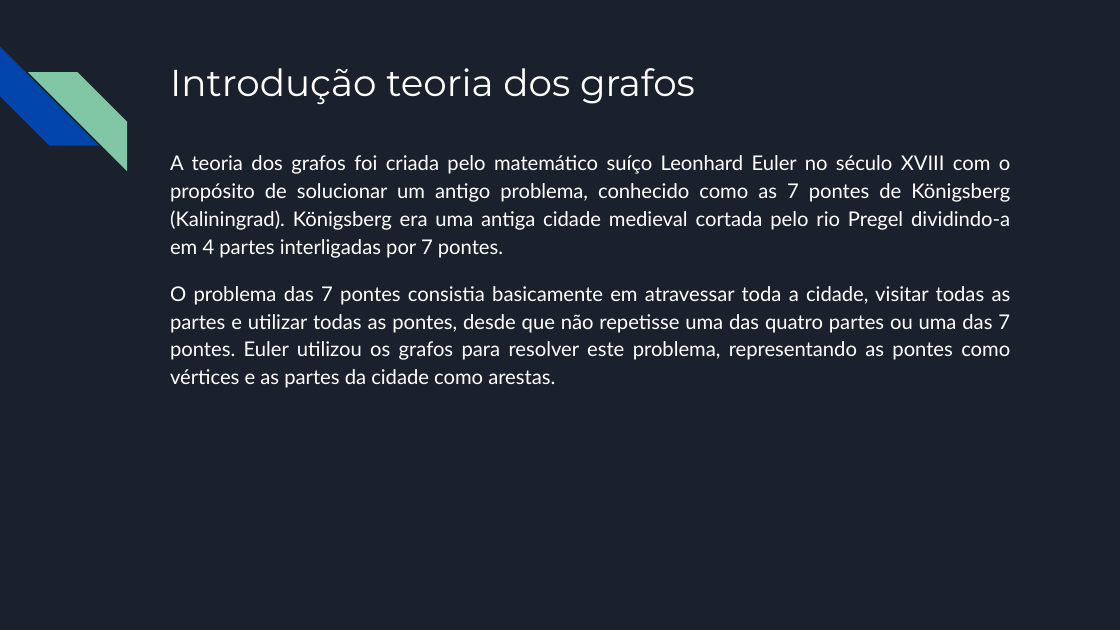
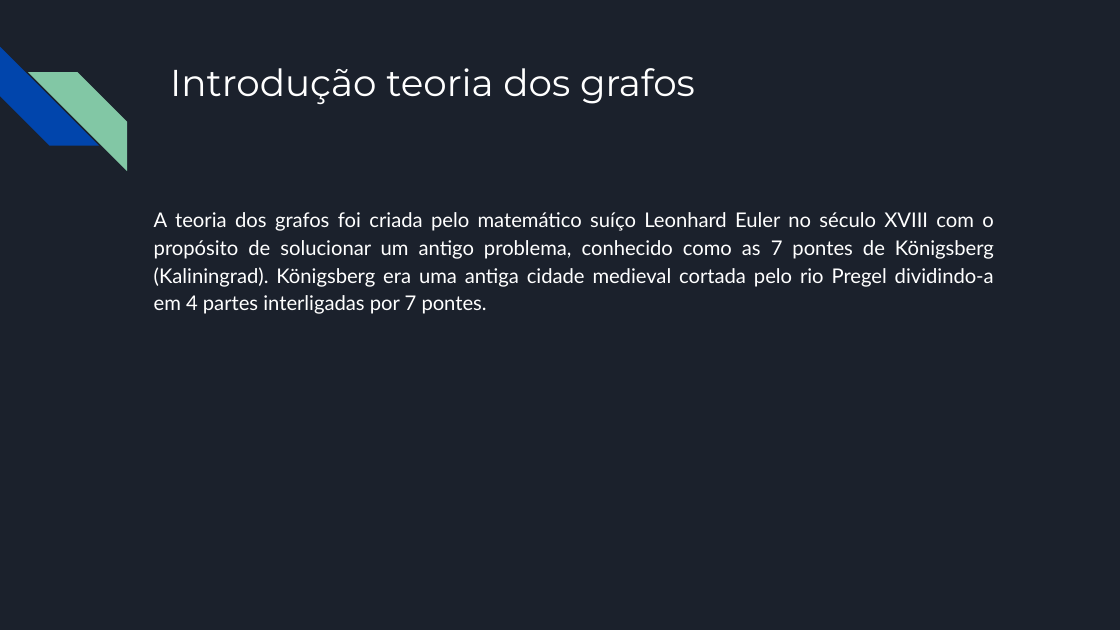
Before and after one commit to AndersonRichard/Faculdade, a slide deck: slide 2 of Terceiro Semestre/Projeto_de_BD_e_Consulta_SQL/Trabalhos/Banco de dados Orientados a grafos.pptx. Drawn at 1120x630 pixels with LibreOffice and Linux fonts; fonts in the diff are those of the drawing. Boxes give left, top, right and bottom in pixels: in the first picture for what was removed or moved away, otherwise in the second. Text is boxed around its words. In the diff, an @@ line names an element or a change of style, - is before the commit and + after.

```diff
--- a/Terceiro Semestre/Projeto_de_BD_e_Consulta_SQL/Trabalhos/Banco de dados Orientados a grafos.pptx
+++ b/Terceiro Semestre/Projeto_de_BD_e_Consulta_SQL/Trabalhos/Banco de dados Orientados a grafos.pptx
@@ text "A teoria dos grafos foi ...": place and size @@
-text "A teoria dos grafos foi ..." at [170, 155, 1011, 388]
+text "A teoria dos grafos foi ..." at [154, 212, 994, 314]
@@ text at [170, 286, 1011, 388]: paragraph removed @@
-O problema das 7 pontes consistia basicamente em atravessar toda a cidade, visitar todas as partes e utilizar todas as pontes, desde que não repetisse uma das quatro partes ou uma das 7 pontes. Euler utilizou os grafos para resolver este problema, representando as pontes como vértices e as partes da cidade como arestas.
```
Also in this commit, not shown: 5 other slides changed, 1 slide added.
